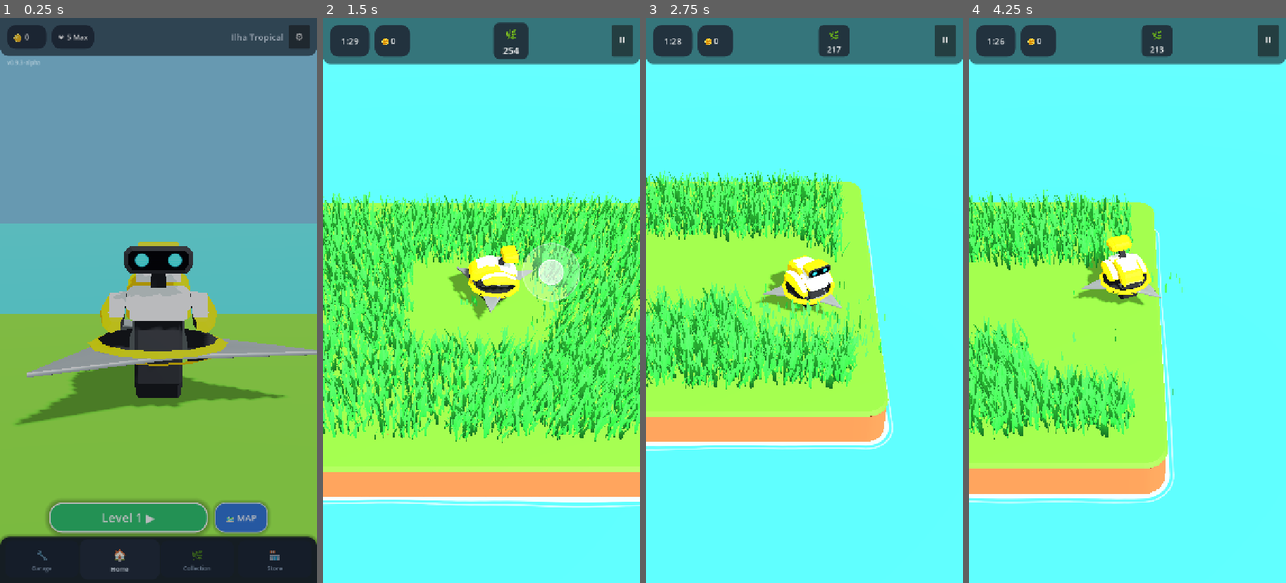
Above: before the commit, frames 1-4 (left to right).
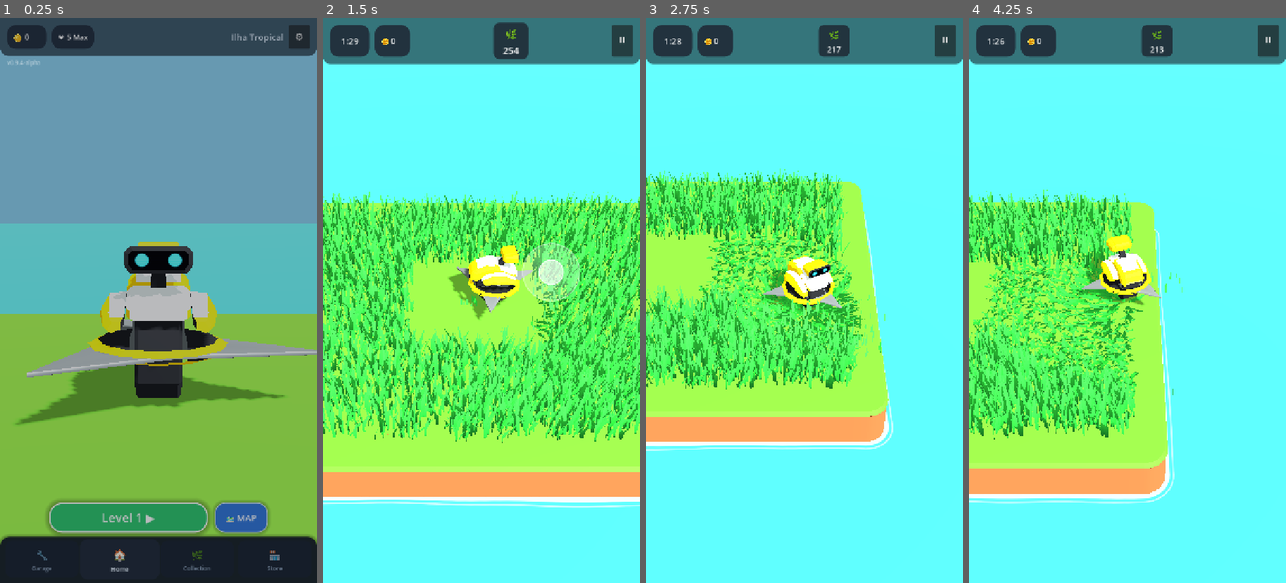
Above: after the commit, the same moments.

Repository: rogerbif/grass-cut-bot
Game: Godot game, scene res://scenes/menu/main_menu.tscn
Same seed, same stepped clock (60 frames per second), same inputs: the game is played once before the commit and once after it.
Inputs (mouse positions are in pixels of both pictures, inside the frame that each line leads up to):
- Up to frame 1 (0.25 s): no input
- Up to frame 2 (1.5 s): click "Level 1 ▶" at 0.5 s; tap Enter at 1.25 s; move the mouse to (551, 272) at 1.27 s; hold Right (ui_right) from 1.28 s (still down); hold Alt from 1.28 s (still down); click (551, 272) at 1.42 s
- Up to frame 3 (2.75 s): release Right (ui_right) at 2 s; release Alt at 2 s; drag from (741, 328) to (788, 413) at 2.02 s
- Up to frame 4 (4.25 s): move the mouse to (1159, 176) at 2.77 s; hold Right (ui_right) 2.78-3.5 s; tap Z at 2.85 s; drag from (1111, 413) to (1032, 215) at 3.52 s

The runs differ from the first frame. In frame 1, less than 0.1% of the frame differs, in the area x 6-8%, y 8-9%; in frame 2, 0.2%; in frame 3, 3.1%; in frame 4, 4.8%, in the area x 1-56%, y 41-68%.

Commit message:
feat(vegetation): implement 3D stubble grass-cut floor effect (v0.9.4-alpha)

Diff:
--- a/project.godot
+++ b/project.godot
@@ -11,7 +11,7 @@
 [application]
 
 config/name="Grass Cut Bot"
-config/version="0.9.3-alpha"
+config/version="0.9.4-alpha"
 run/main_scene="res://scenes/menu/main_menu.tscn"
 config/features=PackedStringArray("4.7", "Mobile")
 boot_splash/image="uid://3pegaomvcdut"
--- a/scripts/core/game_version.gd
+++ b/scripts/core/game_version.gd
@@ -7,7 +7,7 @@
 
 const MAJOR: int = 0
 const MINOR: int = 9
-const PATCH: int = 3
+const PATCH: int = 4
 const STAGE: String = "ALPHA" # "PRE-ALPHA", "ALPHA", "BETA", "RC", "RELEASE"
 const BUILD_TYPE: String = "dev" # "dev", "nightly", "public"
 
--- a/scripts/plants/vegetation_grid.gd
+++ b/scripts/plants/vegetation_grid.gd
@@ -58,6 +58,7 @@
 # Dados por planta (SoA - Structure of Arrays para zero overhead de nós)
 var _positions: PackedVector3Array = PackedVector3Array()
 var _initial_transforms: Array[Transform3D] = []
+var _cut_transforms: Array[Transform3D] = []
 var _mmi_indices: PackedInt32Array = PackedInt32Array()
 var _instance_indices: PackedInt32Array = PackedInt32Array()
 var _health: PackedInt32Array = PackedInt32Array()
@@ -180,6 +181,7 @@
 		child.queue_free()
 	_positions.clear()
 	_initial_transforms.clear()
+	_cut_transforms.clear()
 	_mmi_indices.clear()
 	_instance_indices.clear()
 	_health.clear()
@@ -369,6 +371,24 @@
 	return goals
 
 
+func _compute_stub_transform(init_xform: Transform3D, v_type: String) -> Transform3D:
+	var y_scale: float = 0.15
+	var xz_scale: float = 1.08
+	if v_type == "wheat":
+		y_scale = 0.16
+		xz_scale = 1.05
+	elif v_type == "flower":
+		y_scale = 0.10
+		xz_scale = 1.15
+
+	var stub_basis: Basis = Basis(
+		init_xform.basis.x * xz_scale,
+		init_xform.basis.y * y_scale,
+		init_xform.basis.z * xz_scale
+	)
+	return Transform3D(stub_basis, init_xform.origin)
+
+
 func _build_from_vector_field(
 	vector_field: RefCounted,
 	width_blocks: int,
@@ -501,6 +521,7 @@
 			var p_idx: int = _positions.size()
 			_positions.append(pos)
 			_initial_transforms.append(xform)
+			_cut_transforms.append(_compute_stub_transform(xform, v_type))
 			_mmi_indices.append(mmi_idx)
 			_instance_indices.append(inst_idx)
 			_health.append(max_hp)
@@ -741,6 +762,7 @@
 			var p_idx: int = _positions.size()
 			_positions.append(pos)
 			_initial_transforms.append(xform)
+			_cut_transforms.append(_compute_stub_transform(xform, v_type))
 			_mmi_indices.append(mmi_idx)
 			_instance_indices.append(inst_idx)
 			_health.append(max_hp)
@@ -875,7 +897,7 @@
 				if new_hp <= 0:
 					_is_cut[p_idx] = 1
 					if mm != null:
-						mm.set_instance_transform(inst_idx, HIDDEN_TRANSFORM)
+						mm.set_instance_transform(inst_idx, _cut_transforms[p_idx])
 					_spawn_cut_particles_at(p_pos, _particle_colors[p_idx])
 
 					# Atualiza a contagem da célula lógica de 0.40m
@@ -951,6 +973,8 @@
 
 		if _is_cut[p_idx] == 0 and _is_hidden_by_density[p_idx] == 0:
 			mm.set_instance_transform(inst_idx, _initial_transforms[p_idx])
+		elif _is_cut[p_idx] == 1 and _is_hidden_by_density[p_idx] == 0:
+			mm.set_instance_transform(inst_idx, _cut_transforms[p_idx])
 		else:
 			mm.set_instance_transform(inst_idx, HIDDEN_TRANSFORM)
 
Not shown, changed: export_presets.cfg
Not shown, changed: docs/02_entidades_e_mecanicas/SISTEMA_DE_VEGETACAO.md
Not shown, changed: docs/04_sistemas_e_gameplay/GAME_FEEL_E_HAPTICS.md
Not shown, added: docs/historico_melhorias/058_efeito_grama_cortada_tocos_aparados.md
Not shown, changed: docs/historico_melhorias/INDICE_MELHORIAS.md
